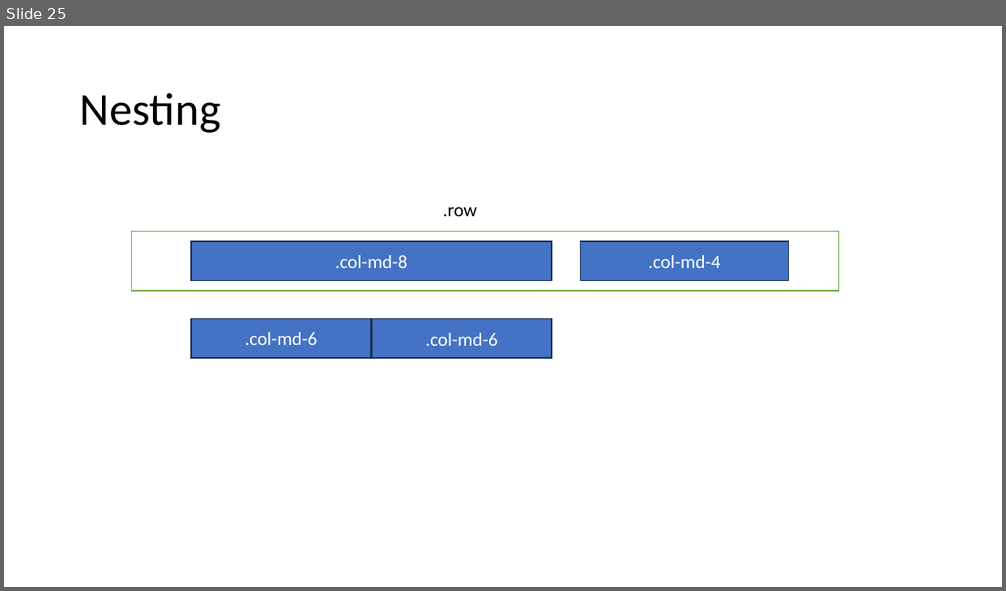
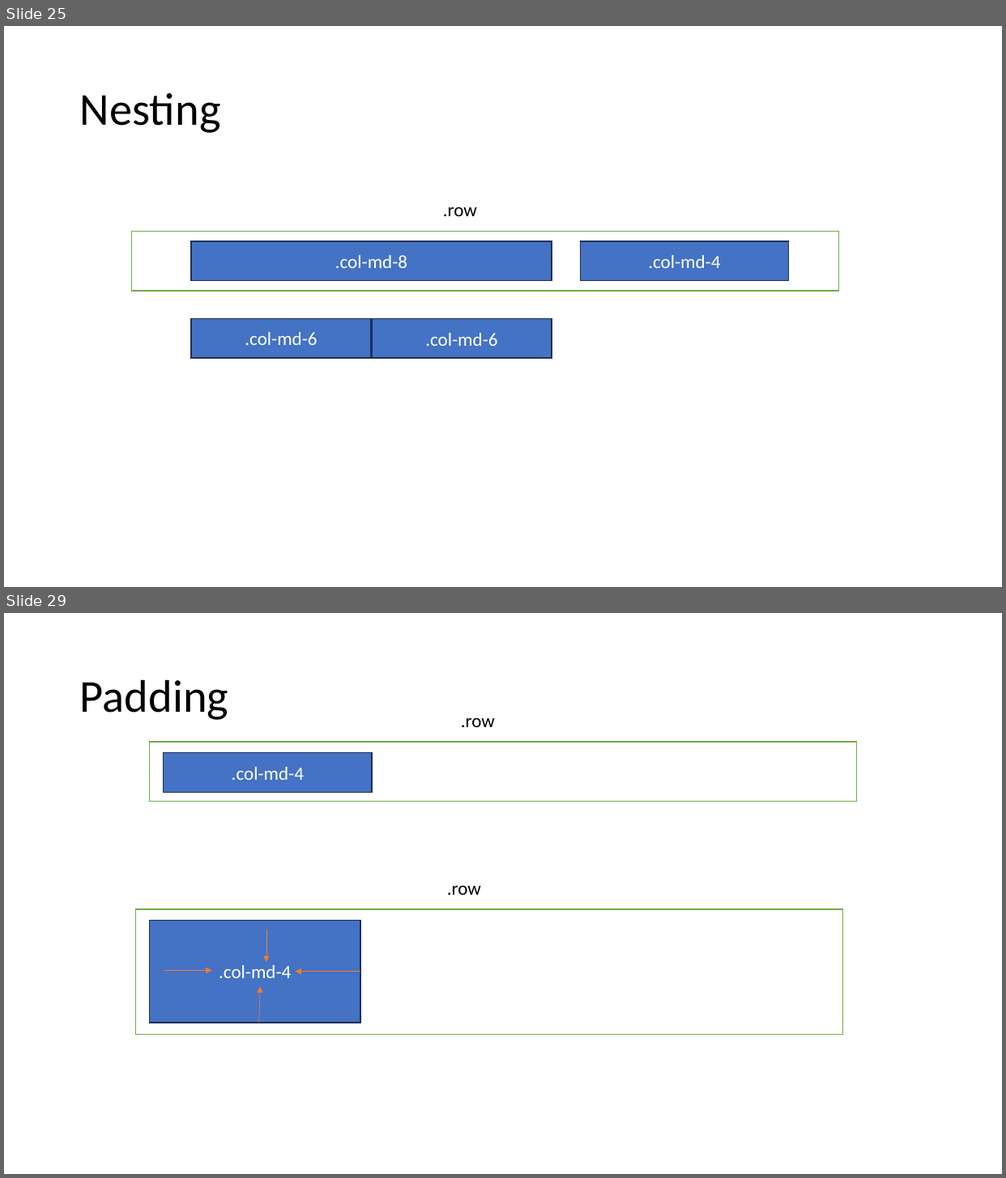
Before and after one commit to PiyushChaturvedii/Batch05, a slide deck: Bootstrap.pptx. Shown one above the other, each under a label of ours: slide 25 before the commit, slides 25 and 29 after it; the slides between them are not shown. The pictures are 1006x591 and 1006x1178 pixels, drawn with LibreOffice and Linux fonts; fonts in the diff are those of the drawing. Boxes give left, top, right and bottom in pixels: in the first picture for what was removed or moved away, otherwise in the second. Text is boxed around its words. In the diff, an @@ line names an element or a change of style, - is before the commit and + after.

```diff
--- a/Bootstrap.pptx
+++ b/Bootstrap.pptx
@@ slide 29 added at [4,613,1002,1174], background #FFFFFF @@
@@ title added at [80,679,228,720], 44 pt, text #000000 @@
+Padding
@@ text added at [461,717,495,727], 18 pt, text #000000 @@
+.row
@@ rectangle added at [149,742,856,801], fill #FFFFFF, outline #70AD47 1 pt @@
@@ rectangle added at [164,753,372,793], fill #4472C4, outline #1E3256 1 pt, 18 pt, text #FFFFFF @@
+.col-md-4
@@ text added at [447,885,481,895], 18 pt, text #000000 @@
+.row
@@ rectangle added at [136,909,842,1034], fill #FFFFFF, outline #70AD47 1 pt @@
@@ rectangle added at [149,921,360,1023], fill #4472C4, outline #1E3256 1 pt, 18 pt, text #FFFFFF @@
+.col-md-4
@@ arrow added from (266, 930) to (266, 963), #ED7D31 0.5 pt @@
@@ arrow added from (164, 971) to (212, 971), #ED7D31 0.5 pt @@
@@ arrow added from (360, 972) to (296, 972), #ED7D31 0.5 pt @@
@@ arrow added from (259, 1023) to (260, 986), #ED7D31 0.5 pt @@
```
Also in this commit, not shown: 5 other slides added, 1 slide removed, 31 other files.
